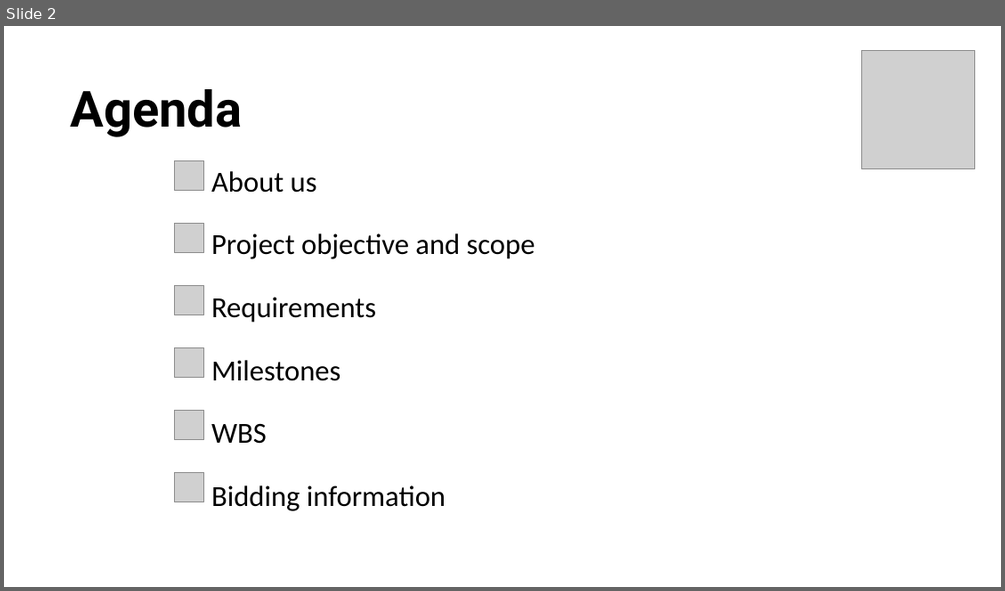
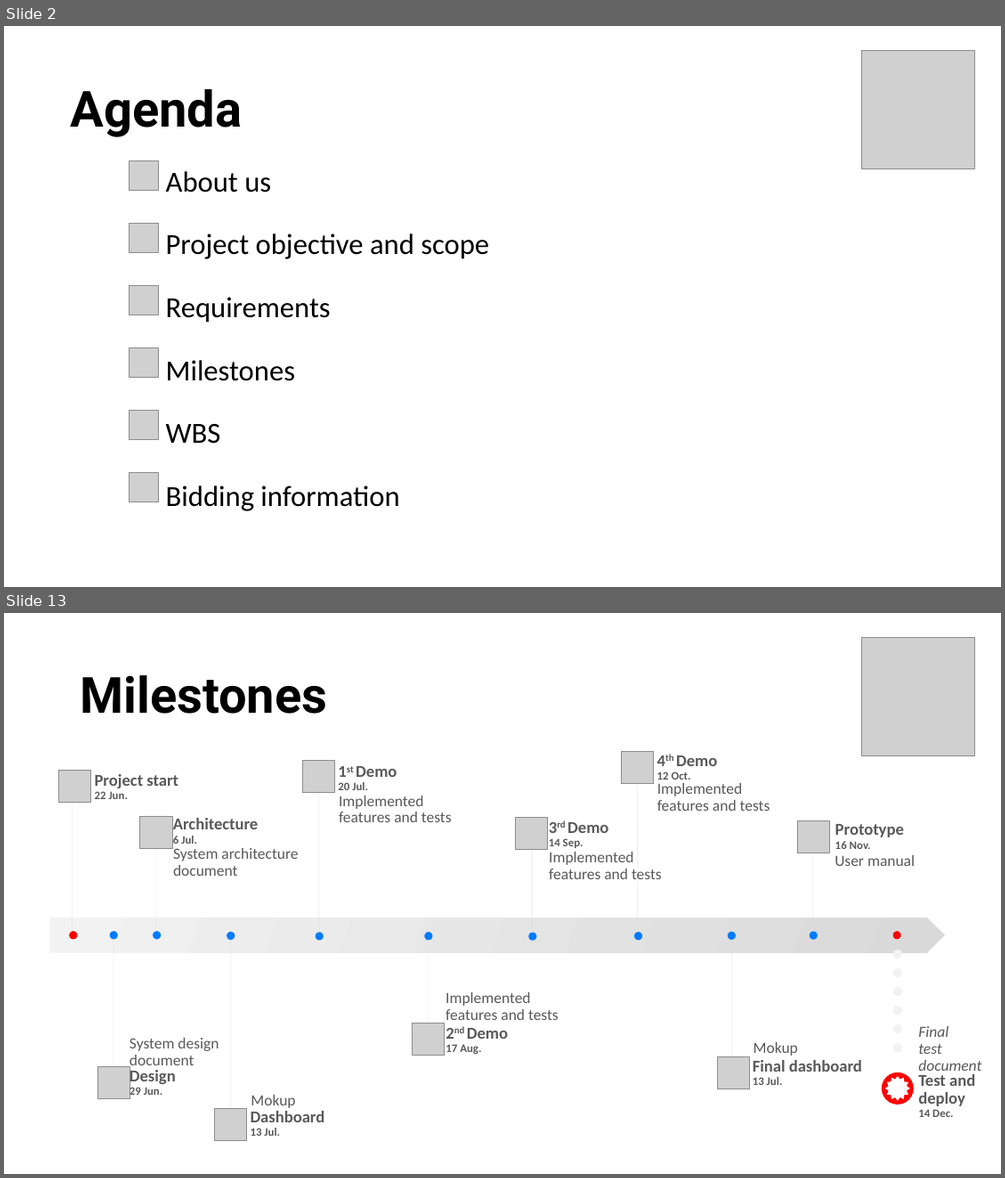
Before and after one commit to seraogianluca/IR2, a slide deck: PM/RFP Presentation.pptx. Shown one above the other, each under a label of ours: slide 2 before the commit, slides 2 and 13 after it; the slides between them are not shown. The pictures are 1005x591 and 1005x1178 pixels, drawn with LibreOffice and Linux fonts; fonts in the diff are those of the drawing; grey boxes stand for pictures. Boxes give left, top, right and bottom in pixels: in the first picture for what was removed or moved away, otherwise in the second. Text is boxed around its words. In the diff, an @@ line names an element or a change of style, - is before the commit and + after.

```diff
--- a/PM/RFP Presentation.pptx
+++ b/PM/RFP Presentation.pptx
@@ slide 13 added at (4,613,1001,1174), background #FFFFFF @@
@@ picture added at (862,637,975,755) @@
@@ title added at (80,675,327,714), 48 pt, text #000000, bold @@
+Milestones
@@ group added at (49,745,1001,1119): 11 ellipses, 9 frees, 9 lines, 4 donuts, 1 pentagon arrow, 1 star @@
+Project start
+22 Jun.
+Final
+test document
+Architecture
+6 Jul.
+Test and deploy
+14 Dec.
+Prototype
+16 Nov.
+1st Demo
+20 Jul.
+2nd Demo
+17 Aug.
+3rd Demo
+14 Sep.
+4th Demo
+12 Oct.
@@ picture added at (59,770,91,803) @@
@@ picture added at (302,761,334,793) @@
@@ picture added at (622,751,654,784) @@
@@ free added at (657,788,794,823), 15 pt, text #595959 @@
+Implemented features and tests
@@ picture added at (140,816,172,848) @@
@@ free added at (339,800,476,835), 15 pt, text #595959 @@
+Implemented features and tests
@@ picture added at (516,817,548,850) @@
@@ picture added at (797,821,830,853) @@
@@ free added at (834,844,971,877), 15 pt, text #595959 @@
+User manual
@@ free added at (173,853,310,887), 15 pt, text #595959 @@
+System architecture document
@@ free added at (550,857,686,892), 15 pt, text #595959 @@
+Implemented features and tests
@@ ellipse added at (109,931,118,939), fill #007BFF @@
@@ line added from (113, 935) to (113, 1065), #D9D9D9 0.25 pt @@
@@ line added from (231, 941) to (231, 1111), #D9D9D9 0.25 pt @@
@@ free added at (446,998,582,1032), 15 pt, text #595959 @@
+Implemented features and tests
@@ picture added at (413,1022,445,1055) @@
@@ free added at (753,1030,852,1064), 15 pt, text #595959 @@
+Mokup
@@ picture added at (97,1066,129,1098) @@
@@ free added at (129,1042,228,1077), 15 pt, text #595959 @@
+System design document
@@ free added at (129,1060,340,1105), 16 pt, text #595959, bold @@
+Design
+29 Jun.
@@ picture added at (718,1057,750,1089) @@
@@ free added at (752,1050,963,1095), 16 pt, text #595959, bold @@
+Final dashboard
+13 Jul.
@@ donut added at (90,1076,114,1101), fill #FFFFFF @@
@@ free added at (251,1083,349,1117), 15 pt, text #595959 @@
+Mokup
@@ picture added at (215,1108,247,1140) @@
@@ free added at (250,1101,461,1146), 16 pt, text #595959, bold @@
+Dashboard
+13 Jul.
@@ slide 2 changed as well @@
@@ 6 pictures, 1 subtitle: place and size @@
-6 pictures, 1 subtitle at (175,160,535,511)
+6 pictures, 1 subtitle at (129,160,489,511)
```
Also in this commit, not shown: 2 other slides changed, 14 other slides added, 6 other files.
